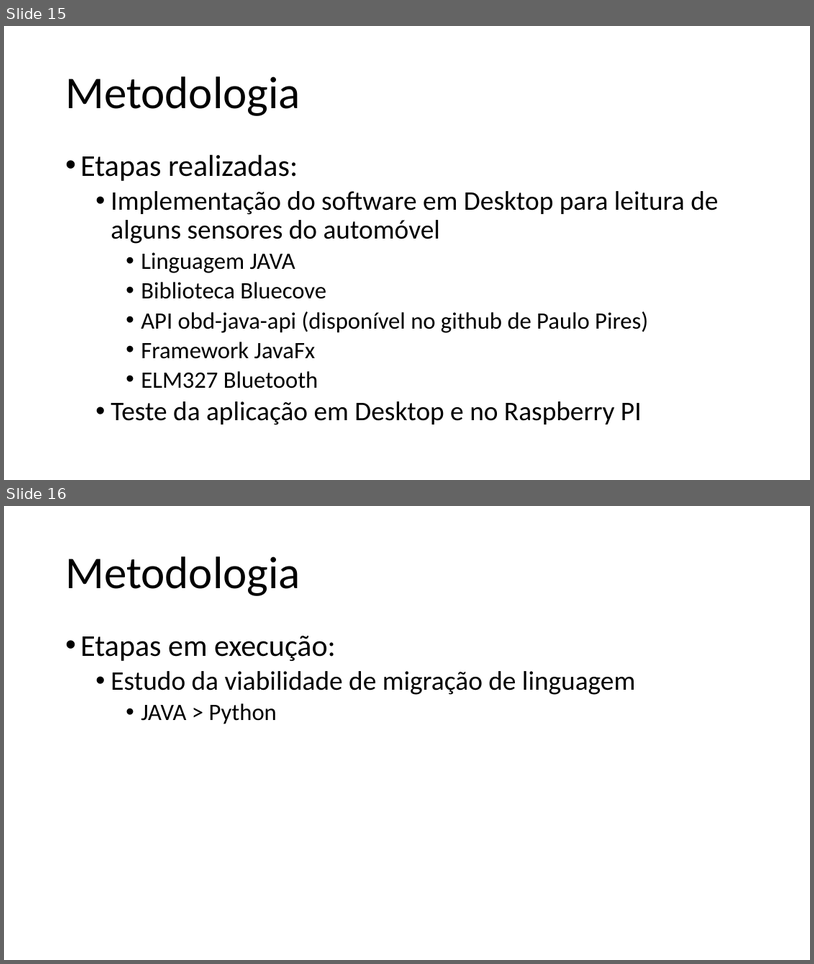
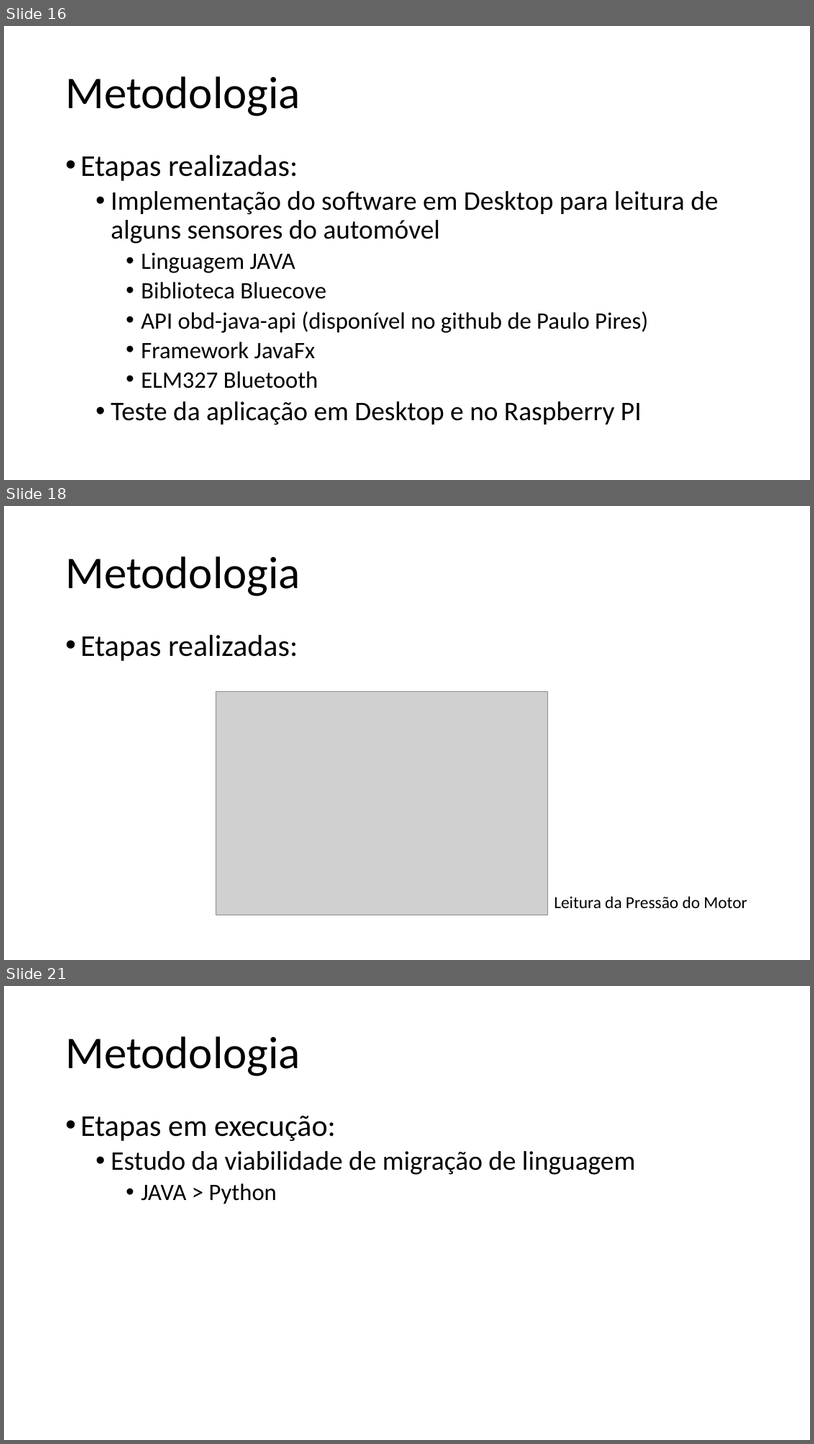
Before and after one commit to ruanlas/TADS2015, a slide deck: TCC-documentos/Apresentacao/TCC_v3.pptx. Shown one above the other, each under a label of ours: slides 15 and 16 before the commit, slides 16, 18 and 21 after it; the slides between them are not shown. The pictures are 814x964 and 814x1444 pixels, drawn with LibreOffice and Linux fonts; fonts in the diff are those of the drawing; grey boxes stand for pictures. Boxes give left, top, right and bottom in pixels: in the first picture for what was removed or moved away, otherwise in the second. Text is boxed around its words. In the diff, an @@ line names an element or a change of style, - is before the commit and + after.

```diff
--- a/TCC-documentos/Apresentacao/TCC_v3.pptx
+++ b/TCC-documentos/Apresentacao/TCC_v3.pptx
@@ slide 18 added at (x1=4, y1=506, x2=810, y2=960), background #FFFFFF @@
@@ title added at (x1=65, y1=556, x2=301, y2=596), 54 pt, text #000000 @@
+Metodologia
@@ text added at (x1=80, y1=635, x2=298, y2=661), 36 pt, text #000000 @@
+• Etapas realizadas:
@@ picture added at (x1=216, y1=692, x2=548, y2=915) @@
@@ text added at (x1=554, y1=896, x2=747, y2=908), 20 pt, text #000000 @@
+Leitura da Pressão do Motor
@@ what was slide 15 is now slide 16 @@
@@ what was slide 16 is now slide 21 @@
```
Also in this commit, not shown: 2 slides changed, 5 other slides added, 1 slide removed.
